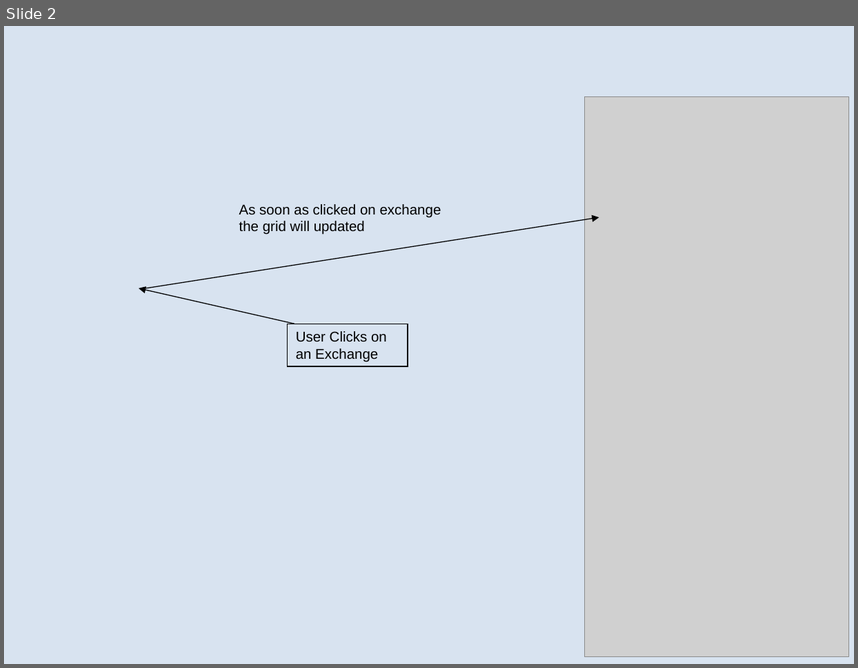
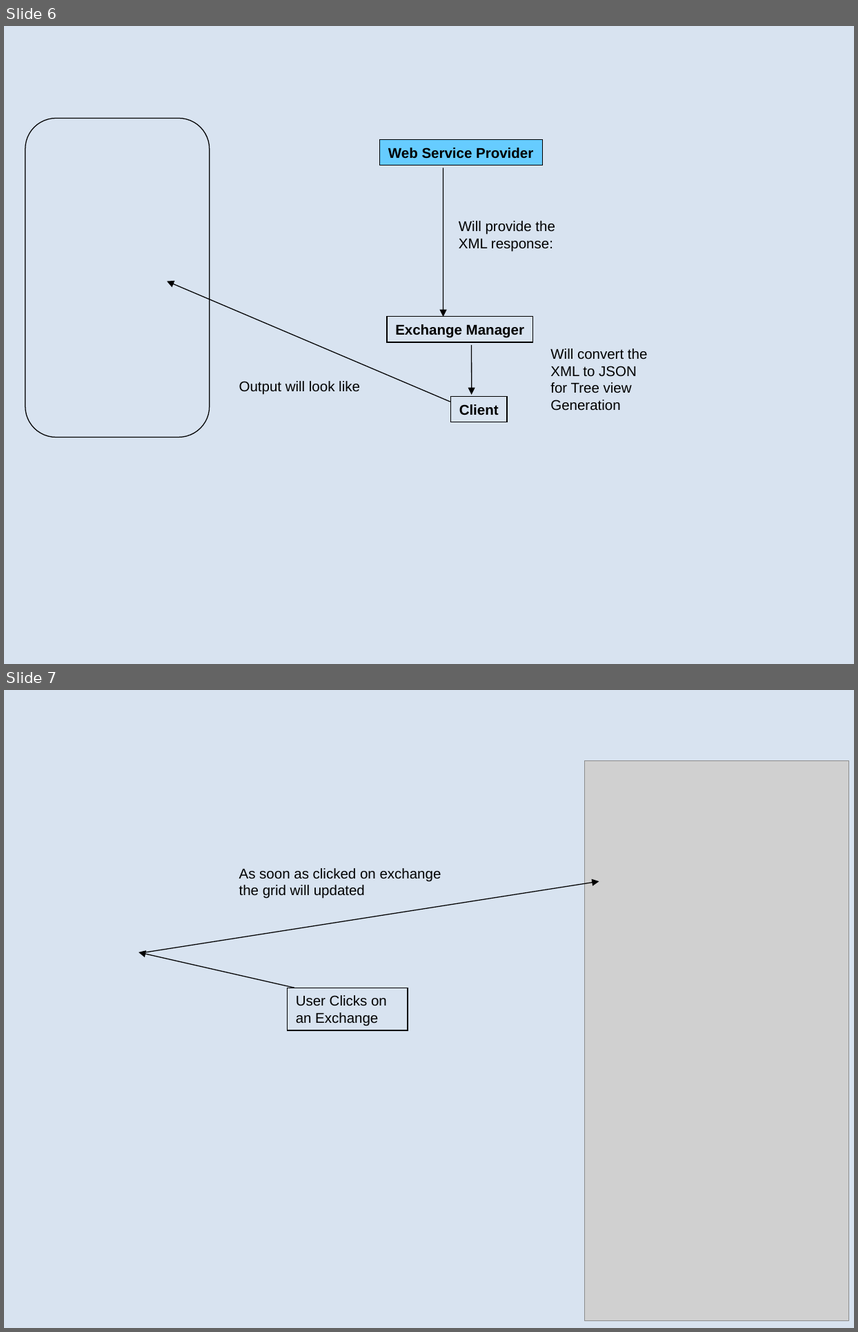
Before and after one commit to heyena/iring-tools, a slide deck: trunk/iRINGTools.ESB/documents/Sprint 2 User Stories.1.0.ppt. Shown one above the other, each under a label of ours: slide 2 before the commit, slides 6 and 7 after it. The pictures are 858x668 and 858x1332 pixels, drawn with LibreOffice and Linux fonts; fonts in the diff are those of the drawing; grey boxes stand for pictures; background and template pictures are left out. Boxes give left, top, right and bottom in pixels: in the first picture for what was removed or moved away, otherwise in the second. Text is boxed around its words. In the diff, an @@ line names an element or a change of style, - is before the commit and + after.

```diff
--- a/trunk/iRINGTools.ESB/documents/Sprint 2 User Stories.1.0.ppt
+++ b/trunk/iRINGTools.ESB/documents/Sprint 2 User Stories.1.0.ppt
@@ slide 6 added at bbox=[4, 26, 854, 664], background picture (left out) @@
@@ rounded rectangle added at bbox=[25, 118, 210, 437], outline #000000 0.74 pt @@
@@ rectangle added at bbox=[380, 139, 542, 165], fill #66CCFF, outline #000000 0.74 pt, 12 pt, text #000000, bold @@
+Web Service Provider
@@ arrow added from (444, 168) to (444, 316), #000000 0.74 pt @@
@@ text added at bbox=[459, 221, 555, 252], 12 pt, text #000000 @@
+Will provide the XML response:
@@ arrow added from (450, 402) to (168, 281), #000000 0.74 pt @@
@@ rectangle added at bbox=[388, 316, 534, 342], outline #000000 0.74 pt, 12 pt, text #000000, bold @@
+Exchange Manager
@@ arrow added from (472, 345) to (472, 394), #000000 0.74 pt @@
@@ text added at bbox=[550, 348, 647, 410], 12 pt, text #000000 @@
+Will convert the XML to JSON for Tree view Generation
@@ text added at bbox=[239, 381, 360, 394], 12 pt, text #000000 @@
+Output will look like
@@ rectangle added at bbox=[451, 397, 507, 422], outline #000000 0.74 pt, 12 pt, text #000000, bold @@
+Client
@@ what was slide 2 is now slide 7 @@
```
Also in this commit, not shown: 2 slides changed, 8 other slides added, 3 slides removed.
